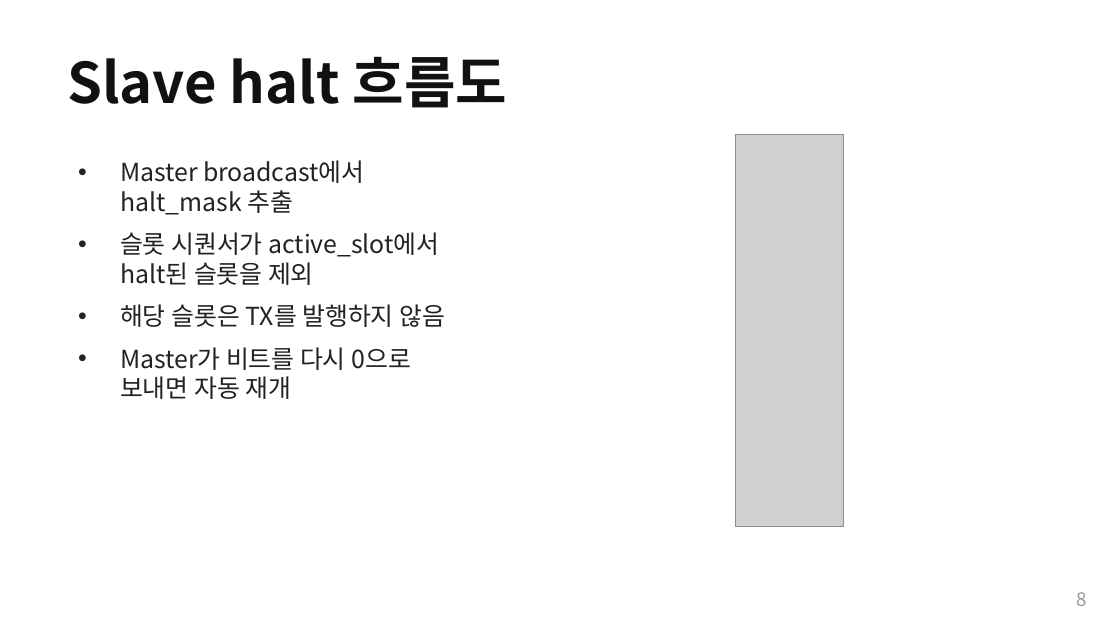
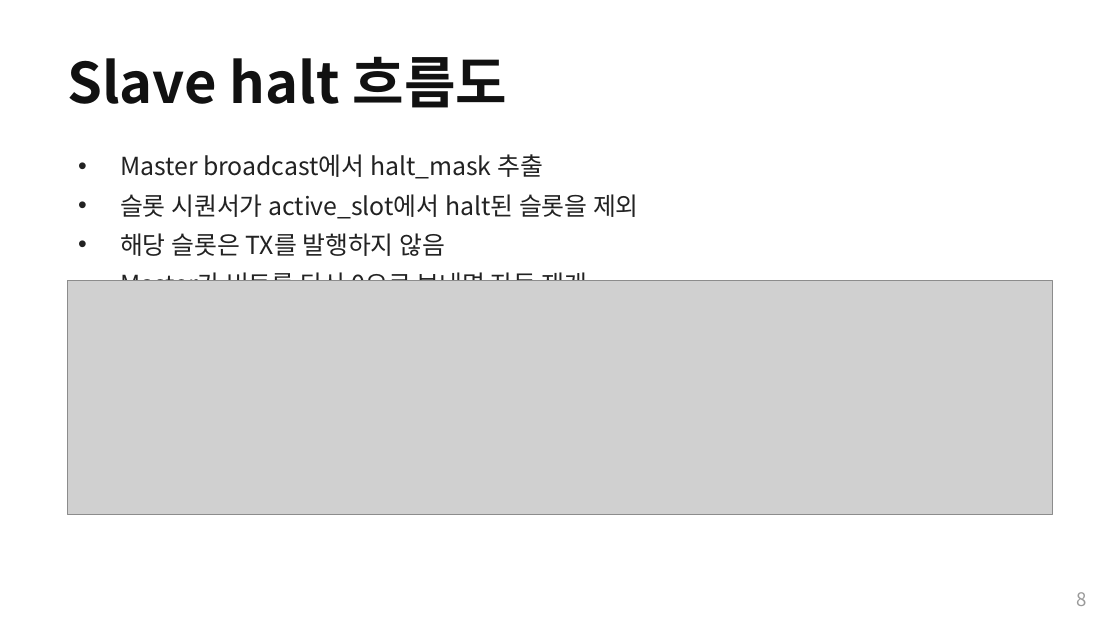
Before and after one commit to Woodong02/SoC_Design_and_Programming, a slide deck: slide 8 of section3_part2_internals.pptx. Drawn at 1120x630 pixels with LibreOffice and Linux fonts; fonts in the diff are those of the drawing; grey boxes stand for pictures. Boxes give left, top, right and bottom in pixels: in the first picture for what was removed or moved away, otherwise in the second. Text is boxed around its words. In the diff, an @@ line names an element or a change of style, - is before the commit and + after.

```diff
--- a/section3_part2_internals.pptx
+++ b/section3_part2_internals.pptx
@@ text "Master broadcast에서 halt_mask 추출" at [120, 154, 639, 281]: less space between paragraphs @@
@@ picture removed at [736, 134, 843, 526] @@
@@ picture added at [67, 281, 1053, 515] @@
```
Also in this commit, not shown: 1 other slide changed, 5 other files.
